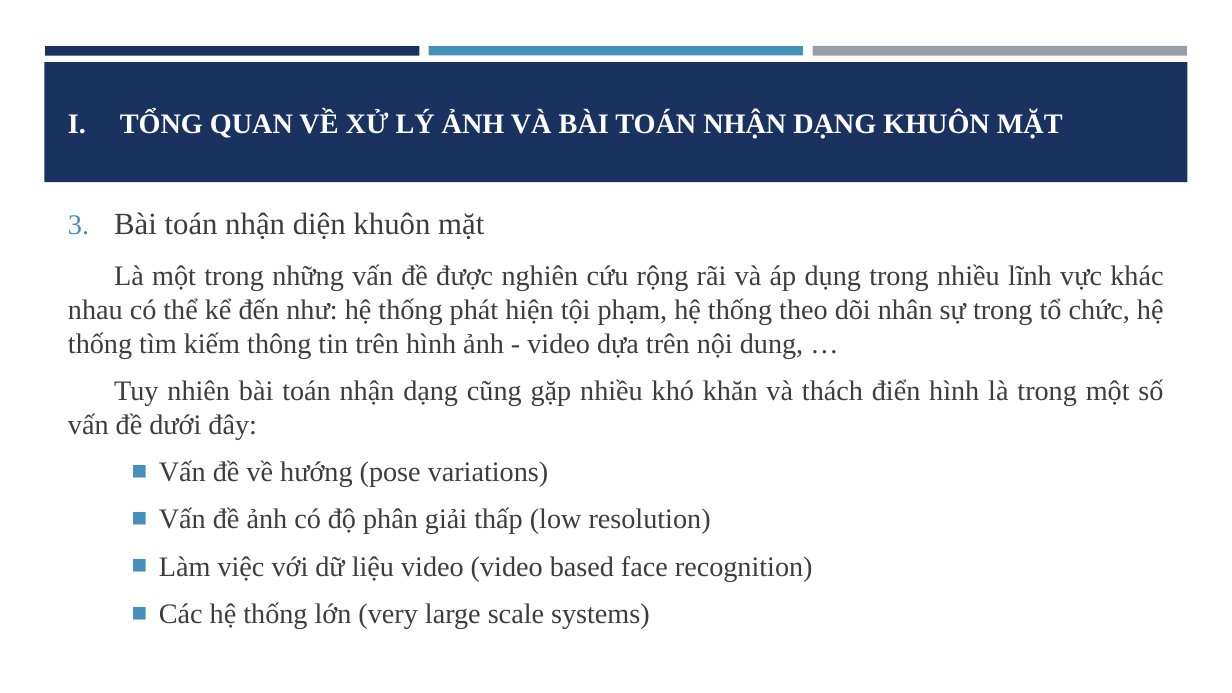
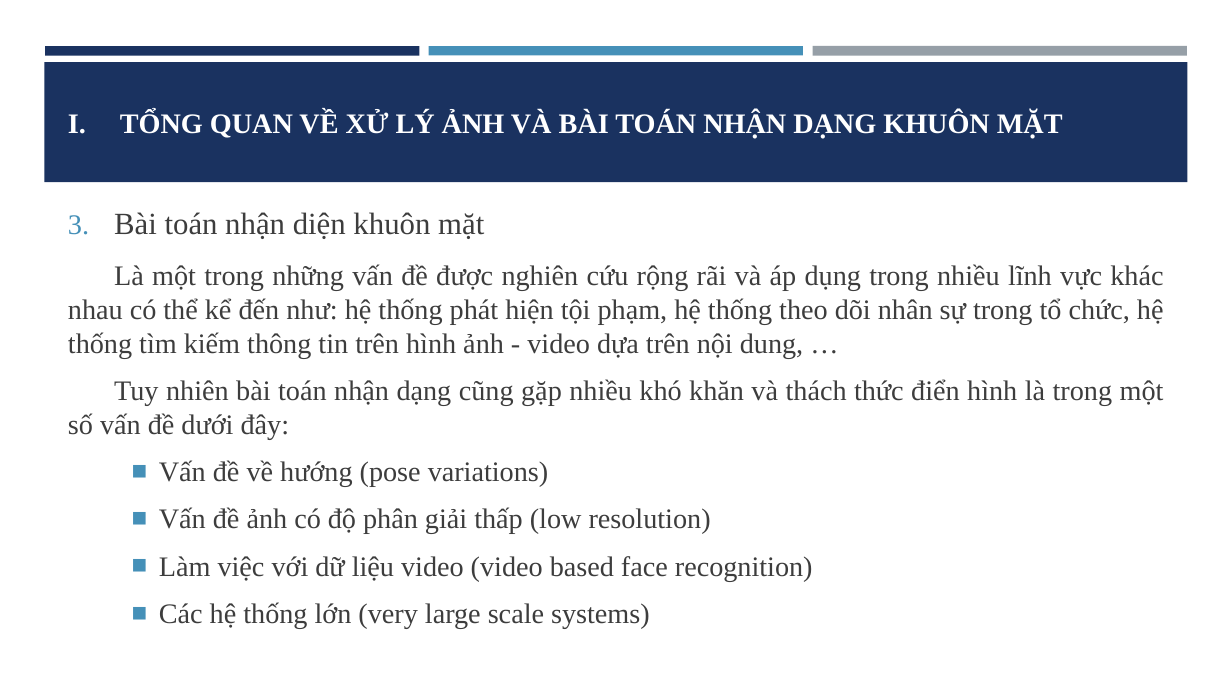
Before and after one commit to khactoan/Face-recognition-tool, a slide deck: slide 7 of Documents/Sparse representation-DangKhacToan.pptx. Drawn at 1232x693 pixels with LibreOffice and Linux fonts; fonts in the diff are those of the drawing. Boxes give left, top, right and bottom in pixels: in the first picture for what was removed or moved away, otherwise in the second. Text is boxed around its words. In the diff, an @@ line names an element or a change of style, - is before the commit and + after.

```diff
--- a/Documents/Sparse representation-DangKhacToan.pptx
+++ b/Documents/Sparse representation-DangKhacToan.pptx
@@ text at box(68, 379, 1164, 439): text changed @@
-Tuy nhiên bài toán nhận dạng cũng gặp nhiều khó khăn và thách điển hình là trong một số vấn đề dưới đây:
+Tuy nhiên bài toán nhận dạng cũng gặp nhiều khó khăn và thách thức điển hình là trong một số vấn đề dưới đây:
```
Also in this commit, not shown: 1 other slide changed, 1 other file.
